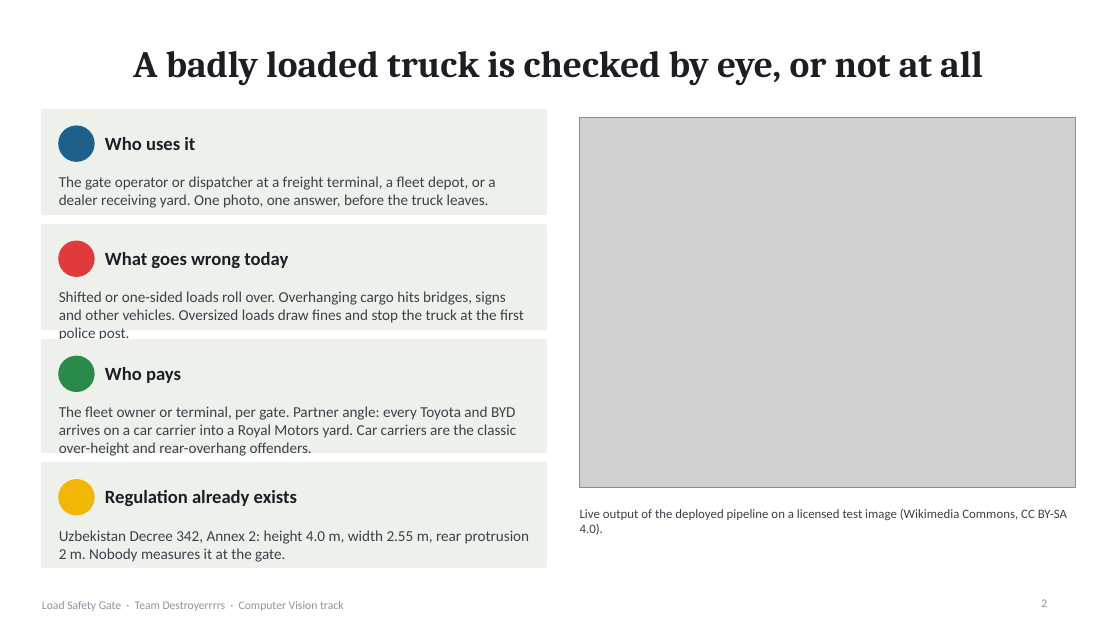
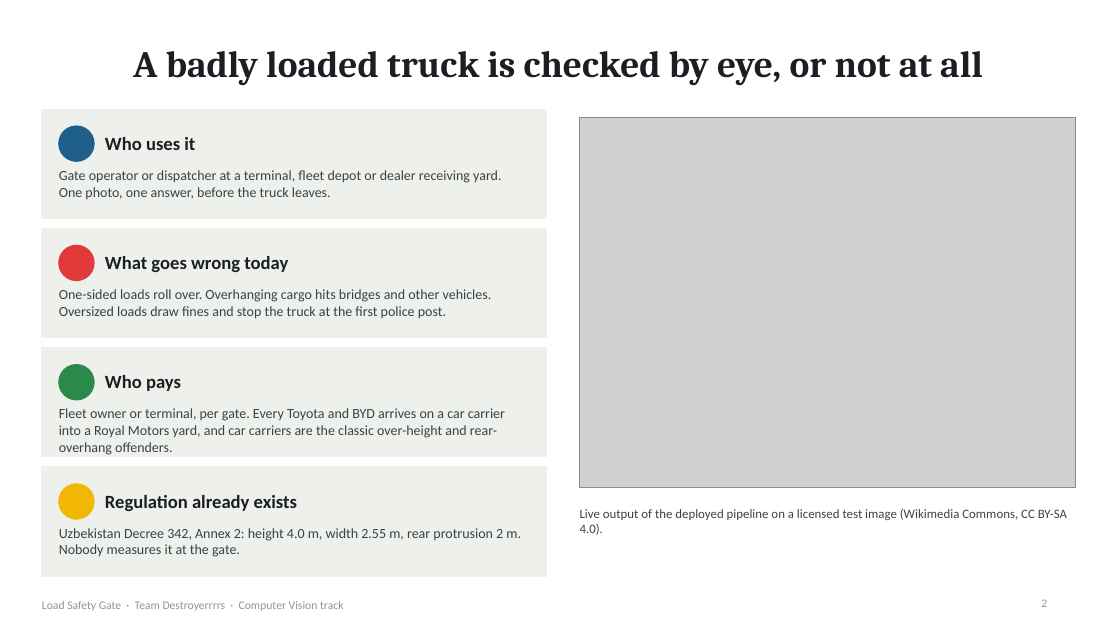
Before and after one commit to Winner-121/Destroyerrrrs_Final_Stage, a slide deck: slide 2 of deck/LoadSafetyGate_deck.pptx. Drawn at 1120x630 pixels with LibreOffice and Linux fonts; fonts in the diff are those of the drawing; grey boxes stand for pictures. Boxes give left, top, right and bottom in pixels: in the first picture for what was removed or moved away, otherwise in the second. Text is boxed around its words. In the diff, an @@ line names an element or a change of style, - is before the commit and + after.

```diff
--- a/deck/LoadSafetyGate_deck.pptx
+++ b/deck/LoadSafetyGate_deck.pptx
@@ rectangle: place and size @@
-rectangle at (42, 109, 546, 214)
+rectangle at (42, 109, 546, 218)
@@ text at (59, 170, 501, 199): text changed; size 13 to 12 pt @@
-The gate operator or dispatcher at a freight terminal, a fleet depot, or a dealer receiving yard. One photo, one answer, before the truck leaves.
+Gate operator or dispatcher at a terminal, fleet depot or dealer receiving yard. One photo, one answer, before the truck leaves.
@@ rectangle: place and size @@
-rectangle at (42, 224, 546, 329)
+rectangle at (42, 229, 546, 338)
@@ text at (59, 289, 492, 319): text changed; size 13 to 12 pt @@
-Shifted or one-sided loads roll over. Overhanging cargo hits bridges, signs and other vehicles. Oversized loads draw fines and stop the truck at the first police post.
+One-sided loads roll over. Overhanging cargo hits bridges and other vehicles. Oversized loads draw fines and stop the truck at the first police post.
@@ rectangle: place and size @@
-rectangle at (42, 339, 546, 453)
+rectangle at (42, 348, 546, 457)
@@ ellipse: place and size @@
-ellipse at (59, 356, 94, 392)
+ellipse at (59, 365, 94, 400)
@@ text "Who pays": place and size @@
-text "Who pays" at (105, 367, 181, 383)
+text "Who pays" at (105, 375, 181, 391)
@@ text at (59, 408, 505, 455): text changed; size 13 to 12 pt @@
-The fleet owner or terminal, per gate. Partner angle: every Toyota and BYD arrives on a car carrier into a Royal Motors yard. Car carriers are the classic over-height and rear-overhang offenders.
+Fleet owner or terminal, per gate. Every Toyota and BYD arrives on a car carrier into a Royal Motors yard, and car carriers are the classic over-height and rear-overhang offenders.
@@ rectangle: place and size @@
-rectangle at (42, 463, 546, 568)
+rectangle at (42, 467, 546, 576)
@@ 2 texts, 2 ellipses: place and size @@
-2 texts, 2 ellipses at (59, 241, 297, 515)
+2 texts, 2 ellipses at (59, 245, 297, 519)
@@ text "Uzbekistan Decree 342, Annex 2: ..." at (59, 528, 521, 557): size 13 to 12 pt @@
```
Also in this commit, not shown: 4 other slides changed, 5 other files.
